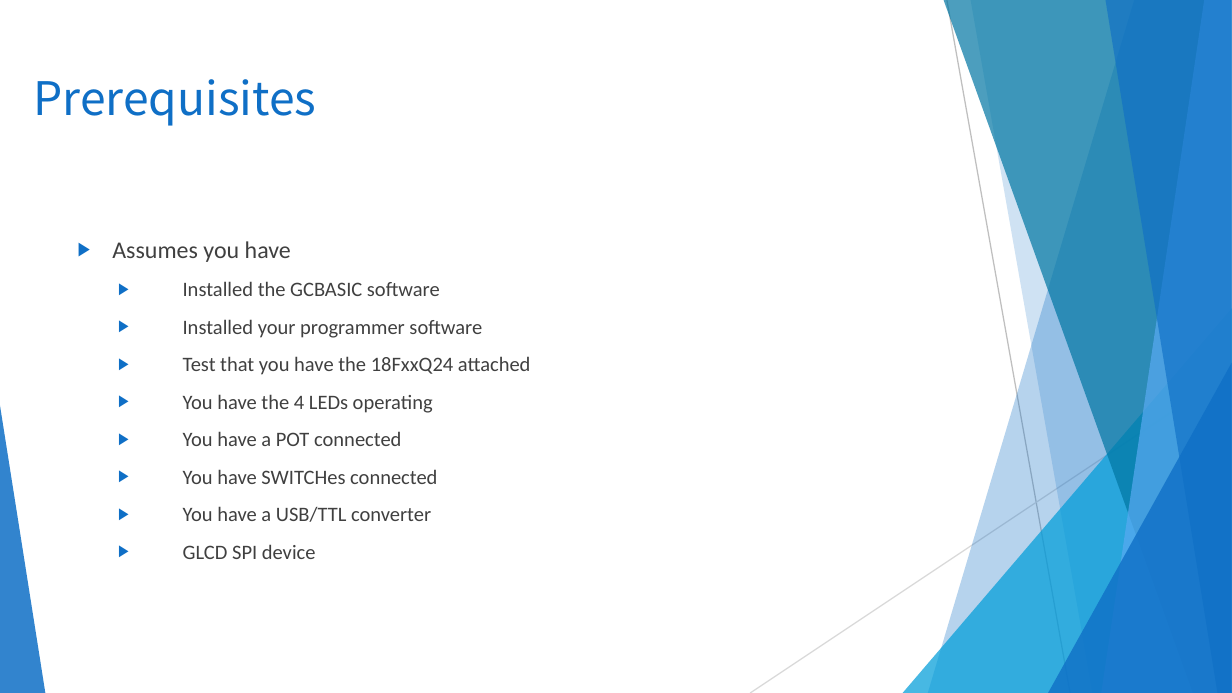
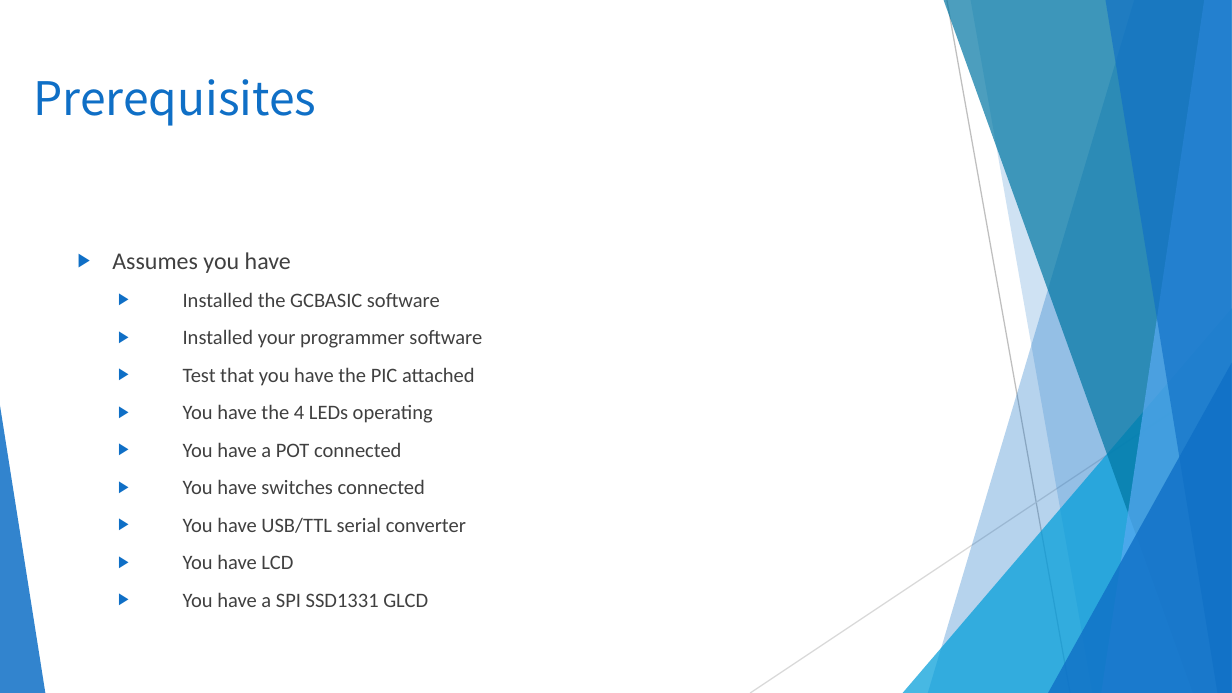
Before and after one commit to GreatCowBASIC/Demonstration_Sources, a slide deck: slide 7 of Vendor_Boards/Microchip_PICDEM 2 plus_board_2010/tutorials/GCBASIC_Part13_GLCD_SPI.pptx. Drawn at 1232x693 pixels with LibreOffice and Linux fonts; fonts in the diff are those of the drawing; background and template pictures are left out. Boxes give left, top, right and bottom in pixels: in the first picture for what was removed or moved away, otherwise in the second. Text is boxed around its words. In the diff, an @@ line names an element or a change of style, - is before the commit and + after.

```diff
--- a/Vendor_Boards/Microchip_PICDEM 2 plus_board_2010/tutorials/GCBASIC_Part13_GLCD_SPI.pptx
+++ b/Vendor_Boards/Microchip_PICDEM 2 plus_board_2010/tutorials/GCBASIC_Part13_GLCD_SPI.pptx
@@ text "Assumes you have": place and size @@
-text "Assumes you have" at (112, 241, 531, 559)
+text "Assumes you have" at (112, 252, 482, 607)
@@ text at (183, 367, 475, 386): text changed @@
-  ▶ Test that you have the 18FxxQ24 attached
+  ▶ Test that you have the PIC attached
@@ text at (183, 479, 466, 607): text changed @@
-  ▶ You have SWITCHes connected
-  ▶ You have a USB/TTL converter
-  ▶ GLCD SPI device
+  ▶ You have switches connected
+  ▶ You have USB/TTL serial converter
+  ▶ You have LCD
+  ▶ You have a SPI SSD1331 GLCD
```
Also in this commit, not shown: 13 other slides changed, 2 slides added, 1 slide removed, 58 other files.
